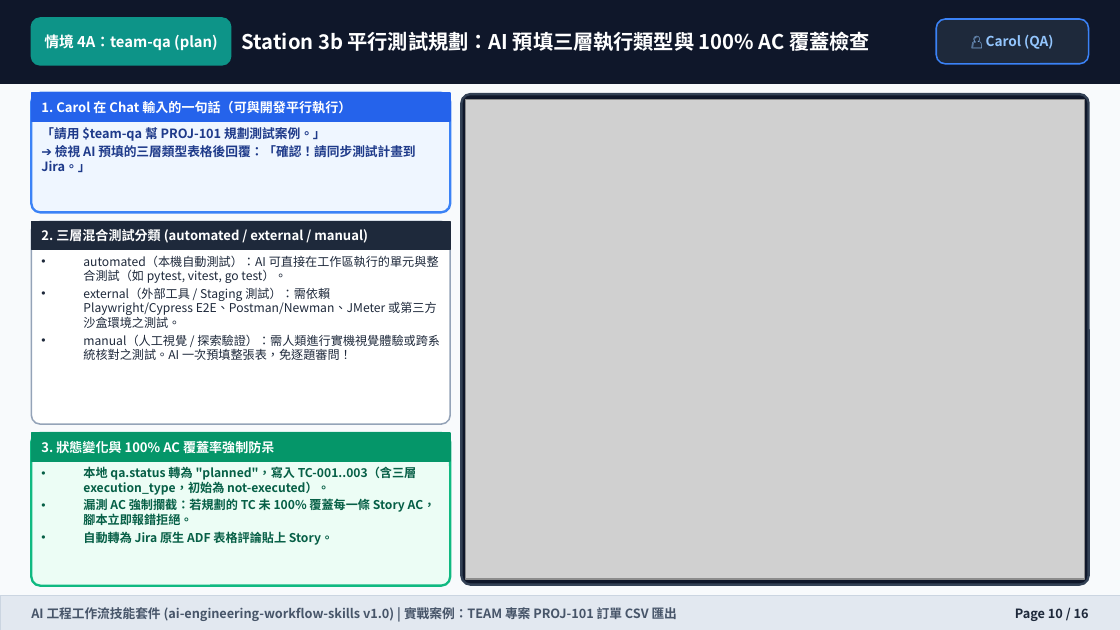
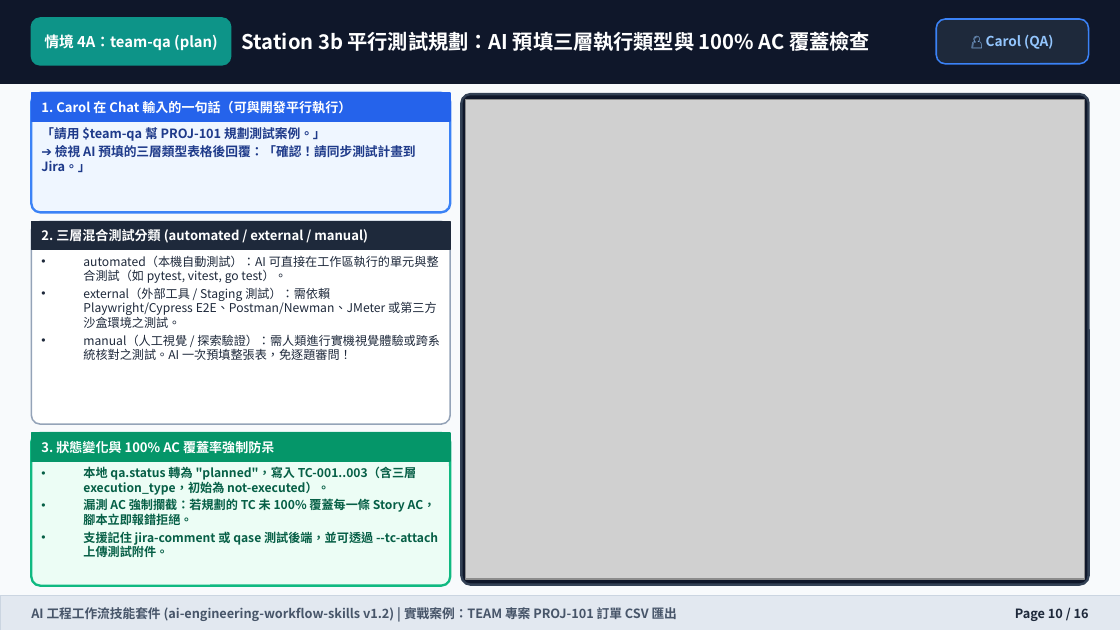
Before and after one commit to wilsonliu123/ai-engineering-workflow-skills, a slide deck: slide 10 of docs/training-manual.pptx. Drawn at 1120x630 pixels with LibreOffice and Linux fonts; fonts in the diff are those of the drawing; grey boxes stand for pictures. Boxes give left, top, right and bottom in pixels: in the first picture for what was removed or moved away, otherwise in the second. Text is boxed around its words. In the diff, an @@ line names an element or a change of style, - is before the commit and + after.

Commit message:
docs: update changelog, README, and training manuals for v1.2.0
- Record v1.1.0 and v1.2.0 release milestones in CHANGELOG.md to capture
  multi-member role pools, bidirectional Jira reconciliation, Qase and
  media sync, QA report mode, living HTML manuals, and run-workflow.
- Refresh README.md and all training manual deliverables (MD, HTML, PDF,
  DOCX, PPTX) so onboarding and operational guides match current v1.2
  skill modes, CLI flags, and governance rules.

```diff
--- a/docs/training-manual.pptx
+++ b/docs/training-manual.pptx
@@ text at (83, 531, 438, 557): text changed @@
-• 自動轉為 Jira 原生 ADF 表格評論貼上 Story。
+• 支援記住 jira-comment 或 qase 測試後端，並可透過 --tc-attach 上傳測試附件。
@@ text at (31, 604, 677, 621): text changed @@
-AI 工程工作流技能套件 (ai-engineering-workflow-skills v1.0) | 實戰案例：TEAM 專案 PROJ-101 訂單 CSV 匯出
+AI 工程工作流技能套件 (ai-engineering-workflow-skills v1.2) | 實戰案例：TEAM 專案 PROJ-101 訂單 CSV 匯出
```
Also in this commit, not shown: 15 other slides changed, 6 other files.
